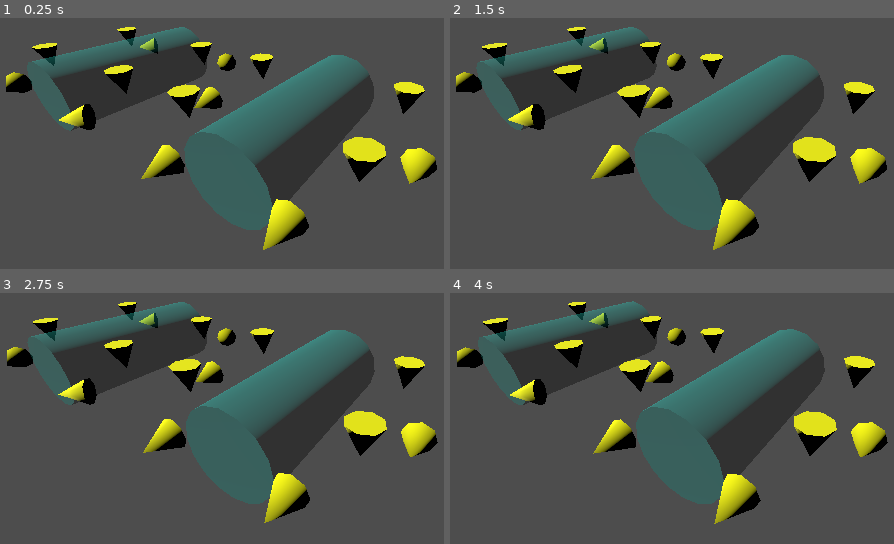
Above: before the commit, frames 1-4 (two rows, left to right).
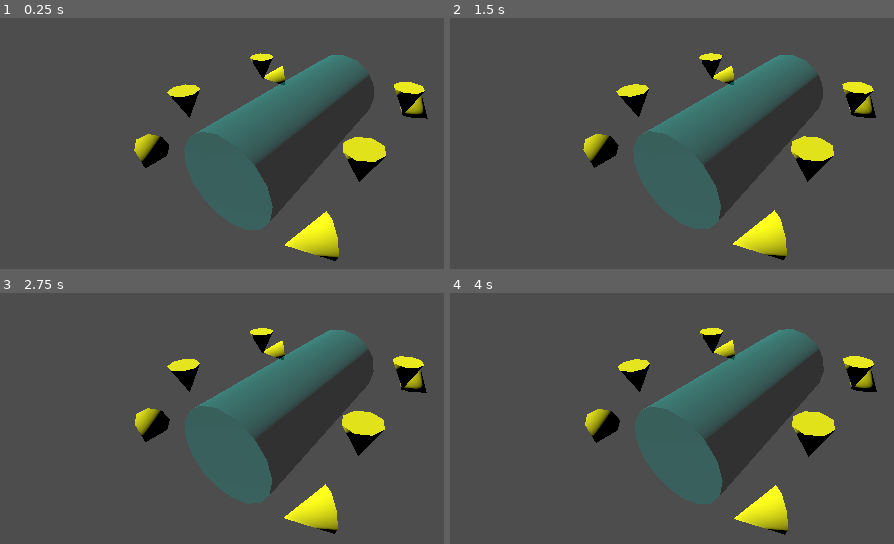
Above: after the commit, the same moments.

Repository: Robot-printer/ROV-project
Game: Godot game, scene res://main.tscn
The game is run twice, just before and just after one commit, with the same random seed, the same clock (stepped at 60 frames per second) and the same inputs.
Inputs:
- Up to frame 1 (0.25 s): no input
- Up to frame 2 (1.5 s): tap Enter at 0.5 s; tap A (input_lateral_negative) at 0.6 s; tap D (input_lateral_positive) at 1.35 s
- Up to frame 3 (2.75 s): tap Space at 2 s; tap W (input_longitudinal_negative) at 2.1 s
- Up to frame 4 (4 s): tap S (input_longitudinal_positive) at 2.85 s; tap Enter at 3.5 s; tap K (input_pitch_negative) at 3.6 s

The runs differ from the first frame. In frame 1, 14% of the frame differs, in the area x 1-99%, y 3-97%; in frame 2, 15%; in frame 3, 15%; in frame 4, 15%.

Commit message:
New Working cad files

Diff:
--- a/Godot/uuv-simulation/main.tscn
+++ b/Godot/uuv-simulation/main.tscn
@@ -1,7 +1,6 @@
-[gd_scene load_steps=3 format=3 uid="uid://ctrumt3ud3vjr"]
+[gd_scene load_steps=2 format=3 uid="uid://ctrumt3ud3vjr"]
 
 [ext_resource type="PackedScene" uid="uid://d3abrby8vyntu" path="res://uuv_variant_1.tscn" id="1_0xm2m"]
-[ext_resource type="PackedScene" uid="uid://dqo0tc3uuqquc" path="res://uuv.tscn" id="1_pkv4i"]
 
 [node name="Main" type="Node3D"]
 
@@ -13,6 +12,3 @@
 transform = Transform3D(0.413071, 0.67034, -0.616455, 0, 0.676904, 0.736072, 0.910699, -0.30405, 0.279609, -2.46582, 2.94429, 1.11844)
 
 [node name="UUVVariant1" parent="." instance=ExtResource("1_0xm2m")]
-transform = Transform3D(1, 0, 0, 0, 1, 0, 0, 0, 1, -0.961358, 0, 0)
-
-[node name="UUV" parent="." instance=ExtResource("1_pkv4i")]
Not shown, added: 3D files/CAD parts/AUVMotorSupport.SLDPRT
Not shown, added: 3D files/CAD parts/Addison's CAD Files/Aluminum faceplate mms.SLDPRT
Not shown, added: 3D files/CAD parts/Addison's CAD Files/Back faceplate MMGS.SLDPRT
Not shown, added: 3D files/CAD parts/Addison's CAD Files/Dimentioned assembly MMGS.SLDASM
Not shown, added: 3D files/CAD parts/Addison's CAD Files/Dome MMGS.SLDPRT
Not shown, added: 3D files/CAD parts/Addison's CAD Files/Front Endcap Updated mmgs.SLDPRT
Not shown, added: 3D files/CAD parts/Addison's CAD Files/Main tube mm.SLDPRT
Not shown, added: 3D files/CAD parts/Addison's CAD Files/Updated Bracket2 mmgs.SLDPRT
Not shown, added: 3D files/CAD parts/Addison's CAD Files/Updated end cap.SLDPRT
Not shown, added: 3D files/CAD parts/Addison's CAD Files/aluminum rod MMGS.SLDPRT
Not shown, removed: 3D files/CAD parts/Addison's ROV CAD Files/Aluminum Faceplate mms.SLDPRT
Not shown, removed: 3D files/CAD parts/Addison's ROV CAD Files/Aluminum rod MMGS.SLDPRT
(and 10 more such lines)
